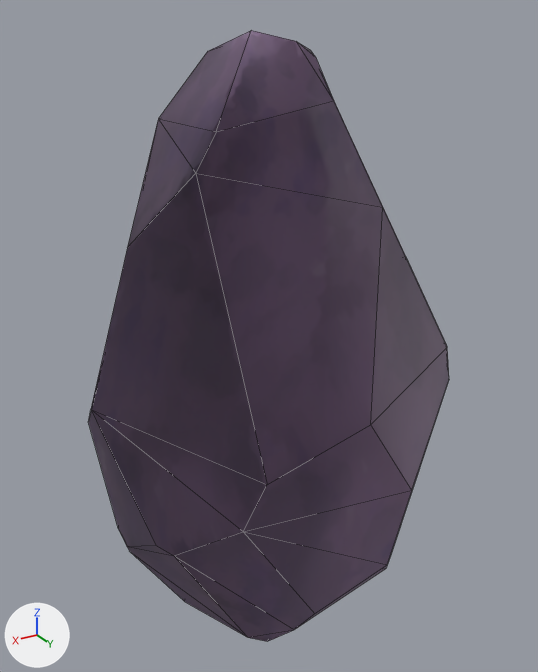
An edit to the FBX model Assets/Art/Models/Rock05.fbx, drawn before and after from the same camera.
Rendered twice from a camera (50 mm lens) standing at (20.3, 34.2, 19.1) and looking at (-0.4, -0.4, 1.7). Lighting does not change. The marker at lower left points along +X, +Y and +Z. Mesh edges are drawn as thin lines. Where no turn or scale is listed for an object, it has been applied to the vertices.

Objects in the first picture: 'Rock05_LP'.
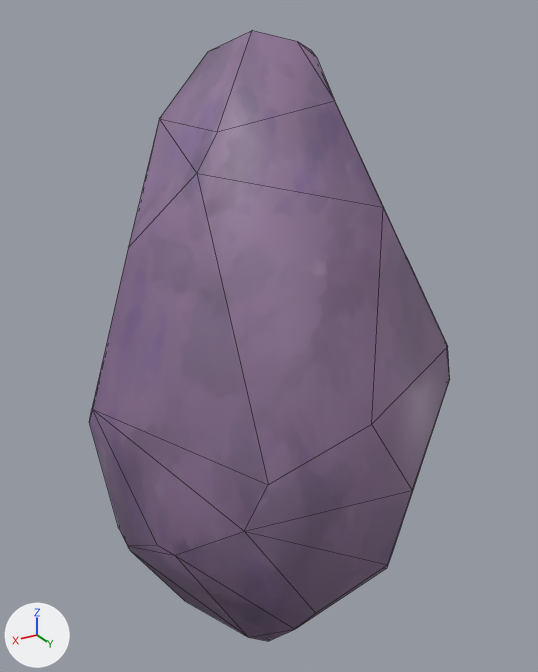
Edits to the bpy script that builds the scene:
```text
Change mat_rocks:
    remove n3 = _N.new('ShaderNodeTexImage'); n3.name = 'Image Texture.001'
    remove n3.image = img_rocks_normalmap_png
    remove n4 = _N.new('ShaderNodeNormalMap'); n4.name = 'Normal Map'
    where n0 = _N.new('ShaderNodeBsdfPrincipled'); n0.name = 'Principled BSDF'
    remove _L.new(n3.outputs[0], n4.inputs[1])  # 'Color' to 'Color'
    remove _L.new(n4.outputs[0], n0.inputs[5])  # 'Normal' to 'Normal'
Change ob_rock05_lp:
    ob_rock05_lp.location: (0.05, 0.0, 0.0) -> (0.0, 0.0, 0.0)
```

Boxes [x1, y1, x2, y2] around the edits, measured in the pictures (538 x 672 px):
'Rock05_LP', surface changed, moved: before [88, 30, 449, 642]; after [89, 30, 450, 641]
